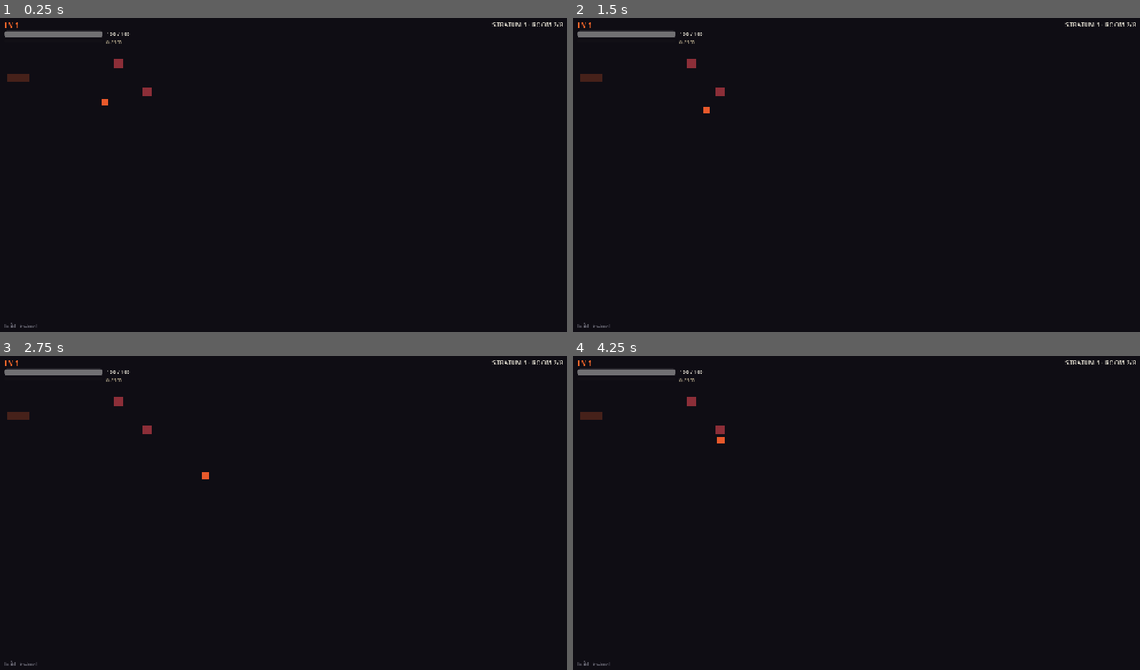
Above: before the commit, frames 1-4 (two rows, left to right).
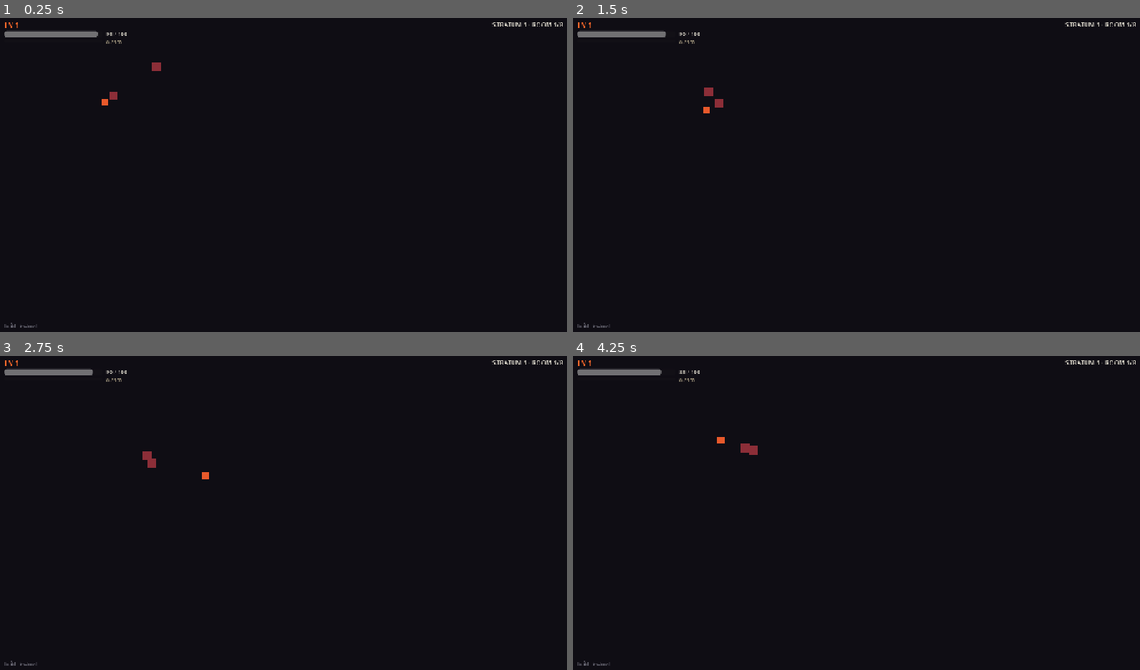
Above: after the commit, the same moments.

Repository: TSandvaer/RandomGame
Game: Godot game, scene res://scenes/Main.tscn
Two runs of this game, one before a commit and one after it. Both use one fixed random seed, a clock stepped at 60 frames per second and the inputs below.
Inputs (mouse positions are in pixels of both pictures, inside the frame that each line leads up to):
- Up to frame 1 (0.25 s): no input
- Up to frame 2 (1.5 s): tap Enter at 0.5 s; move the mouse to (981, 159) at 0.52 s; hold D (move_right) 0.53-1.28 s; right-click (981, 159) at 0.6 s; click (981, 159) at 0.67 s; move the mouse to (743, 190) at 1.27 s; hold S (move_down) from 1.28 s (still down); click (743, 190) at 1.35 s
- Up to frame 3 (2.75 s): move the mouse to (340, 440) at 2.02 s; release S (move_down) at 2.03 s; hold D (move_right) from 2.03 s (still down); tap Space (dodge) at 2.1 s
- Up to frame 4 (4.25 s): move the mouse to (828, 575) at 2.77 s; release D (move_right) at 2.78 s; hold W (move_up) 2.78-3.53 s; tap E (interact) at 2.85 s; click (828, 575) at 2.92 s; move the mouse to (1026, 560) at 3.52 s; hold A (move_left) from 3.53 s (still down); hold Shift (sprint) from 3.53 s (still down)

The runs differ from the first frame. In frame 1, 0.3% of the frame differs, in the area x 1-99%, y 1-27%; in frame 2, 0.3%; in frame 3, 0.3%; in frame 4, 0.4%, in the area x 1-99%, y 1-32%.
Error before the commit: Parse Error: Value of type "GradientTexture1D" cannot be assigned to a variable of type "Gradient". (res://scripts/mobs/Stratum1Boss.gd:700)

Commit message:
fix(combat): assign Gradient directly to CPUParticles2D.color_ramp
CI parse error: `Value of type "GradientTexture1D" cannot be assigned to
a variable of type "Gradient".` In Godot 4.x, CPUParticles2D.color_ramp
takes a Gradient resource directly — not wrapped in a GradientTexture1D
(that wrapper is for the GPU GPUParticles2D variant only).

Removes the unused GradientTexture1D wrapper in the four mob death-burst
helpers. Color ramp behavior is identical (#FFB066 → #A02E08 across
particle lifetime).

Co-Authored-By: Claude Opus 4.7 (1M context) <noreply@anthropic.com>

Diff:
--- a/scripts/mobs/Charger.gd
+++ b/scripts/mobs/Charger.gd
@@ -527,9 +527,7 @@
 	var ramp: Gradient = Gradient.new()
 	ramp.set_color(0, EMBER_LIGHT)
 	ramp.set_color(1, EMBER_DEEP)
-	var grad_tex: GradientTexture1D = GradientTexture1D.new()
-	grad_tex.gradient = ramp
-	burst.color_ramp = grad_tex
+	burst.color_ramp = ramp
 	room.add_child(burst)
 	burst.finished.connect(burst.queue_free)
 
--- a/scripts/mobs/Grunt.gd
+++ b/scripts/mobs/Grunt.gd
@@ -470,9 +470,7 @@
 	var ramp: Gradient = Gradient.new()
 	ramp.set_color(0, EMBER_LIGHT)
 	ramp.set_color(1, EMBER_DEEP)
-	var grad_tex: GradientTexture1D = GradientTexture1D.new()
-	grad_tex.gradient = ramp
-	burst.color_ramp = grad_tex
+	burst.color_ramp = ramp
 	# Defer add_child so we can keep room.add_child safe across signal
 	# emission contexts; queue_free the burst when emission finishes.
 	room.add_child(burst)
--- a/scripts/mobs/Shooter.gd
+++ b/scripts/mobs/Shooter.gd
@@ -446,9 +446,7 @@
 	var ramp: Gradient = Gradient.new()
 	ramp.set_color(0, EMBER_LIGHT)
 	ramp.set_color(1, EMBER_DEEP)
-	var grad_tex: GradientTexture1D = GradientTexture1D.new()
-	grad_tex.gradient = ramp
-	burst.color_ramp = grad_tex
+	burst.color_ramp = ramp
 	room.add_child(burst)
 	burst.finished.connect(burst.queue_free)
 
--- a/scripts/mobs/Stratum1Boss.gd
+++ b/scripts/mobs/Stratum1Boss.gd
@@ -695,9 +695,7 @@
 	var ramp: Gradient = Gradient.new()
 	ramp.set_color(0, EMBER_LIGHT)
 	ramp.set_color(1, EMBER_DEEP)
-	var grad_tex: GradientTexture1D = GradientTexture1D.new()
-	grad_tex.gradient = ramp
-	burst.color_ramp = grad_tex
+	burst.color_ramp = ramp
 	room.add_child(burst)
 	burst.finished.connect(burst.queue_free)
 
